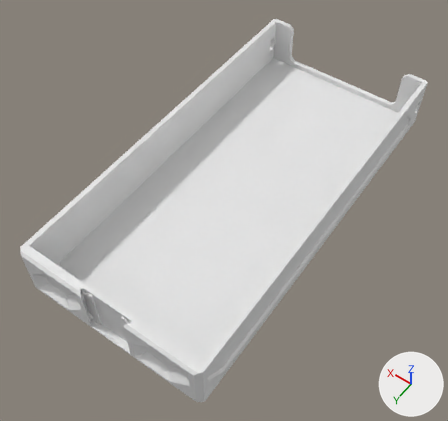
Before and after pictures for a commit that changed the glTF model parts/165/DecorDrawer_165-1W-05H.lib.glb.
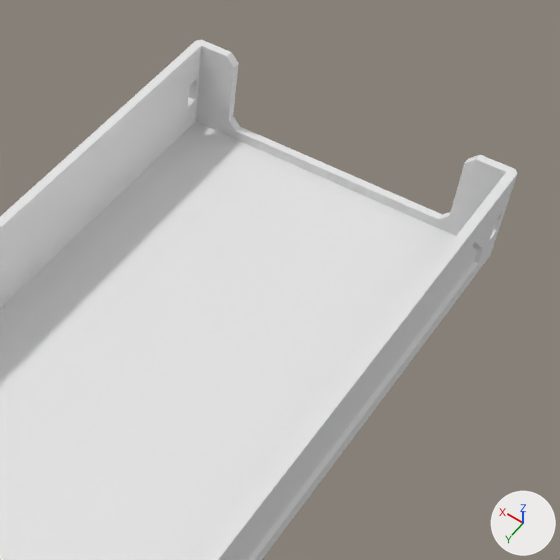
There are two pictures of each version: one whole from a 50 mm lens placed at (-84.8, 133.6, 190.6), pointed at (0.7, 13.9, 2.5), one close up on the part from 40% to 100% of the width and 0% to 64% of the height. Every picture has the same lights, and +X, +Y and +Z are marked at lower right. The first two pictures are the older version. Where no turn or scale is listed for an object, it has been applied to the vertices. Vertices at exactly the same position are counted once.

Objects in the first close-up: 'DecorDrawer_165-1W-05H'.
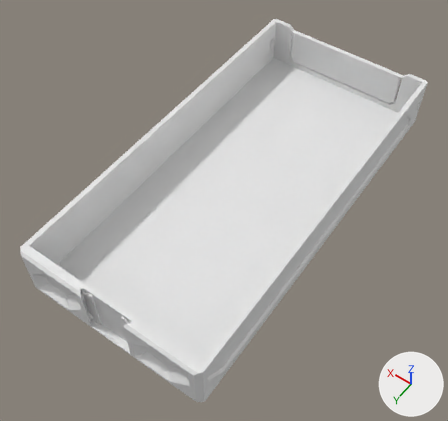
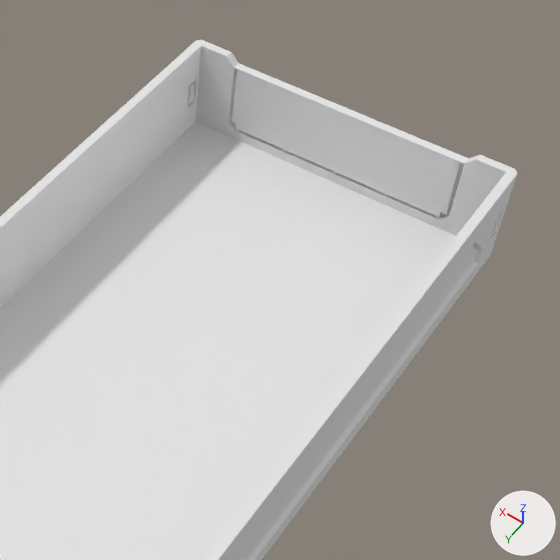
Boxes (x1, y1, x2, y2) around the edits, measured in the close-ups (560 x 560 px):
part 1 of me_decordrawer_165_1w_05h, added: after (188, 81, 196, 105)
part 2 of me_decordrawer_165_1w_05h, added: after (229, 63, 468, 219)

The change, as a list of edits to the scene's bpy script:
```text
Change me_decordrawer_165_1w_05h:
    used by ob_decordrawer_165_1w_05h; location = (0.0, 0.0, 11.0)
    remove me_decordrawer_165_1w_05h.from_pydata(...)  # 304 vertices, 612 faces; spans x -37.0..37.0, y -80.0..80.0, z -11.0..11.0
    add me_decordrawer_165_1w_05h.from_pydata(...)  # 412 vertices, 840 faces; spans x -37.0..37.0, y -80.0..80.0, z -11.0..11.0
    me_decordrawer_165_1w_05h part 1: a new loose piece of 24 vertices spanning x 36.0..37.0, y -74.0..-71.0, z -2.0..2.0
    me_decordrawer_165_1w_05h part 2
    60 vertices are added at x -27.0..27.0, y -77.0..-75.0, z -7.0..9.0
    140 new faces join them
    other edits to the shape of me_decordrawer_165_1w_05h do not show in these pictures
```
